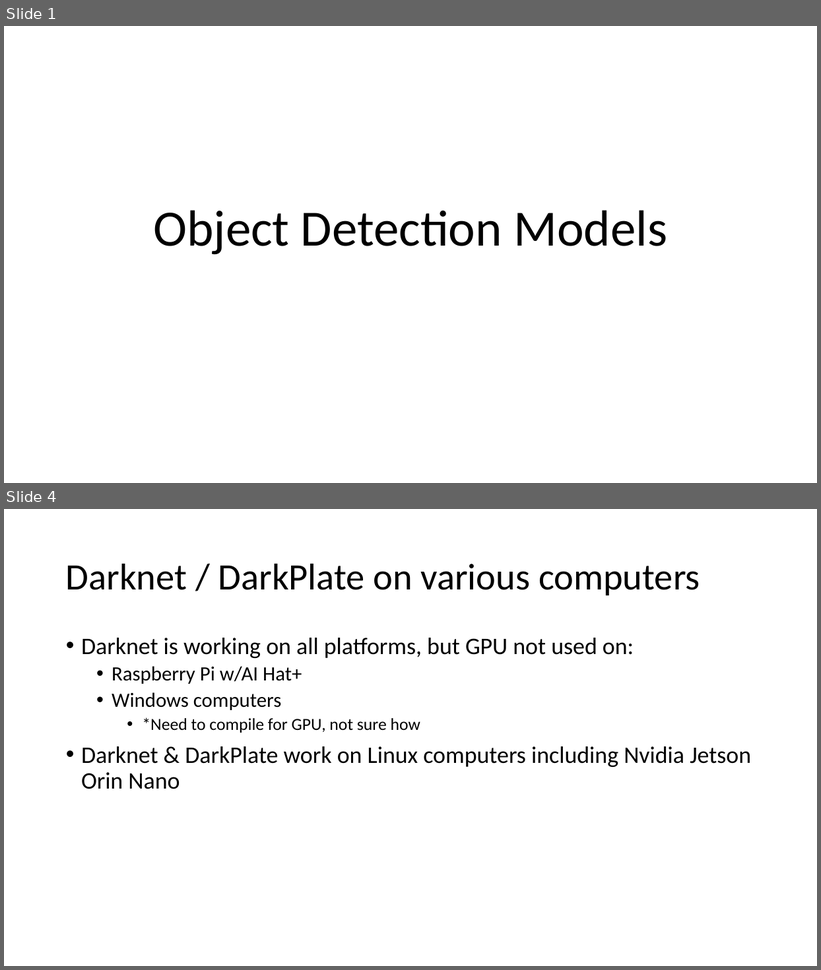
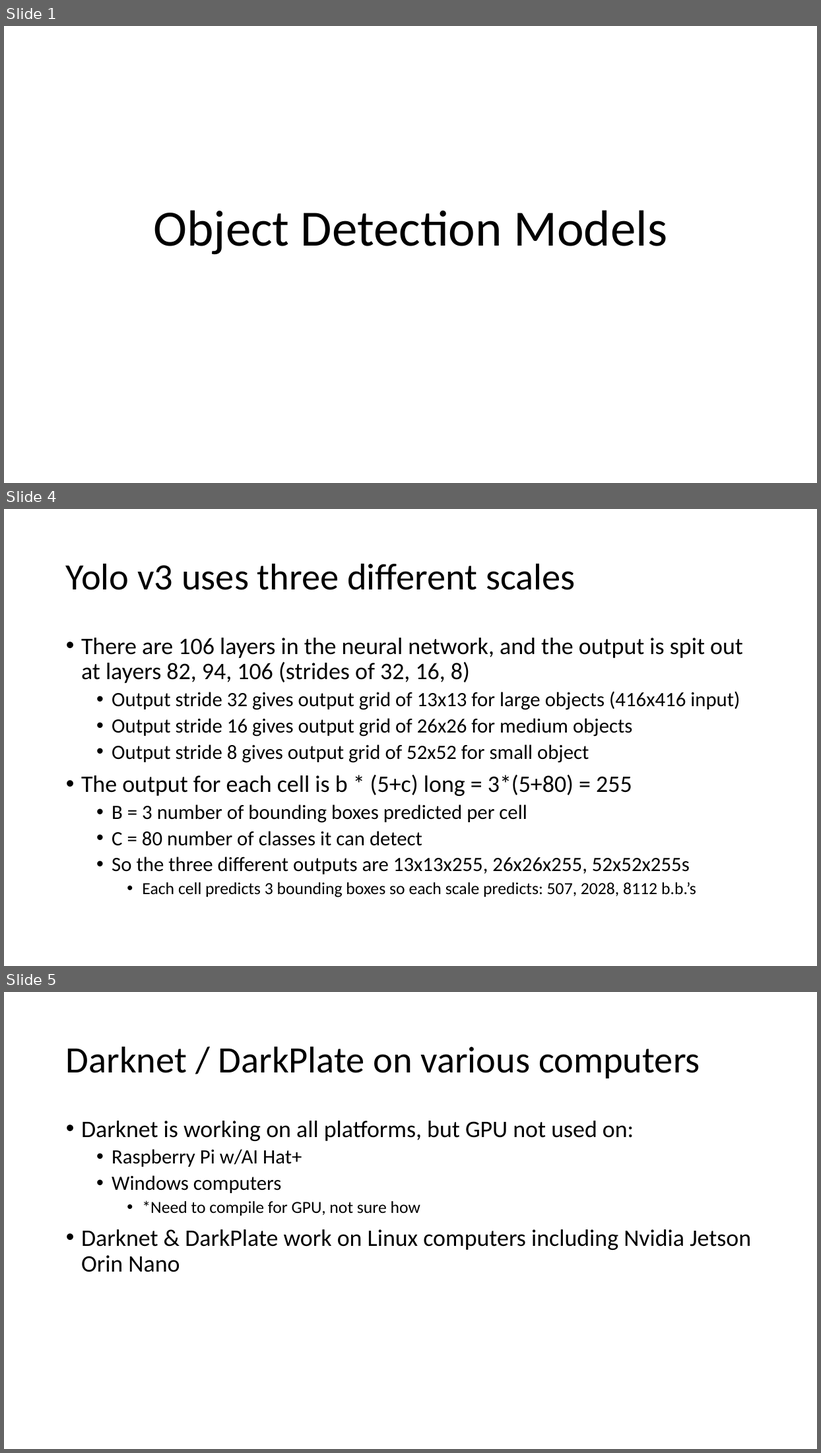
Before and after one commit to gigaprog/p_presentations, a slide deck: AI/ObjectDetection.pptx. Shown one above the other, each under a label of ours: slides 1 and 4 before the commit, slides 1, 4 and 5 after it; the slides between them are not shown. The pictures are 821x970 and 821x1453 pixels, drawn with LibreOffice and Linux fonts; fonts in the diff are those of the drawing. Boxes give left, top, right and bottom in pixels: in the first picture for what was removed or moved away, otherwise in the second. Text is boxed around its words. In the diff, an @@ line names an element or a change of style, - is before the commit and + after.

```diff
--- a/AI/ObjectDetection.pptx
+++ b/AI/ObjectDetection.pptx
@@ slide 4 added at box(4, 509, 817, 966), background #FFFFFF @@
@@ title added at box(66, 563, 576, 590), 44 pt, text #000000 @@
+Yolo v3 uses three different scales
@@ text added at box(81, 638, 743, 898), 24 pt, text #000000 @@
+• There are 106 layers in the neural network, and the output is spit out at layers 82, 94, 106 (strides of 32, 16, 8)
+  • Output stride 32 gives output grid of 13x13 for large objects (416x416 input)
+  • Output stride 16 gives output grid of 26x26 for medium objects
+  • Output stride 8 gives output grid of 52x52 for small object
+• The output for each cell is b * (5+c) long = 3*(5+80) = 255
+  • B = 3 number of bounding boxes predicted per cell
+  • C = 80 number of classes it can detect
+  • So the three different outputs are 13x13x255, 26x26x255, 52x52x255s
+    • Each cell predicts 3 bounding boxes so each scale predicts: 507, 2028, 8112 b.b.’s
@@ what was slide 4 is now slide 5 @@
```
Also in this commit, not shown: 2 slides changed, 1 other file.
